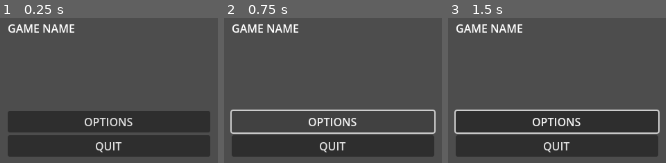
Above: before the commit, frames 1-3 (left to right).
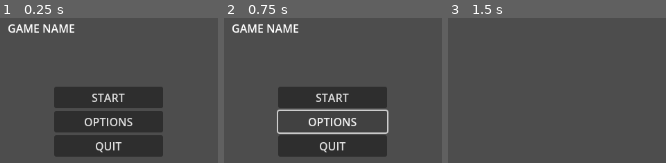
Above: after the commit, the same moments.

Repository: kprsandilya/c3-game
Game: Godot game, scene res://Menu.tscn
Two runs of this game, one before a commit and one after it. Both use one fixed random seed, a clock stepped at 60 frames per second and the inputs below.
Inputs (mouse positions are in pixels of both pictures, inside the frame that each line leads up to):
- Up to frame 1 (0.25 s): no input
- Up to frame 2 (0.75 s): click "OPTIONS" at 0.5 s
- Up to frame 3 (1.5 s): click (557, 97) at 1.25 s, where only the run after the commit has a clickable "START"

The runs differ from the first frame. In frame 1, 19% of the frame differs, in the area x 3-97%, y 47-96%; in frame 2, 15%; in frame 3, 30%, in the area x 2-98%, y 4-96%.

Commit message:
moved gitignore

Diff:
--- a/godot-game/Menu.tscn
+++ b/godot-game/Menu.tscn
@@ -1,4 +1,6 @@
-[gd_scene format=3 uid="uid://cpfdao5jvim86"]
+[gd_scene load_steps=2 format=3 uid="uid://cpfdao5jvim86"]
+
+[ext_resource type="Script" path="res://menu.gd" id="1_l63f1"]
 
 [node name="Menu" type="Control"]
 layout_mode = 3
@@ -7,6 +9,7 @@
 anchor_bottom = 1.0
 grow_horizontal = 2
 grow_vertical = 2
+script = ExtResource("1_l63f1")
 
 [node name="VBoxContainer2" type="VBoxContainer" parent="."]
 layout_mode = 1
@@ -22,20 +25,42 @@
 grow_horizontal = 2
 grow_vertical = 2
 
-[node name="Button2" type="RichTextLabel" parent="VBoxContainer2"]
+[node name="Title" type="RichTextLabel" parent="VBoxContainer2"]
 layout_mode = 2
 size_flags_vertical = 3
 text = "GAME NAME"
 
-[node name="VBoxContainer" type="VBoxContainer" parent="VBoxContainer2"]
+[node name="HBoxContainer" type="HBoxContainer" parent="VBoxContainer2"]
 layout_mode = 2
 
-[node name="Button2" type="Button" parent="VBoxContainer2/VBoxContainer"]
+[node name="MarginContainer" type="MarginContainer" parent="VBoxContainer2/HBoxContainer"]
+layout_mode = 2
+size_flags_horizontal = 3
+
+[node name="VBoxContainer" type="VBoxContainer" parent="VBoxContainer2/HBoxContainer"]
+layout_mode = 2
+size_flags_horizontal = 3
+size_flags_stretch_ratio = 2.5
+
+[node name="Start" type="Button" parent="VBoxContainer2/HBoxContainer/VBoxContainer"]
+layout_mode = 2
+size_flags_vertical = 3
+text = "START"
+
+[node name="Option" type="Button" parent="VBoxContainer2/HBoxContainer/VBoxContainer"]
 layout_mode = 2
 size_flags_vertical = 3
 text = "OPTIONS"
 
-[node name="Button3" type="Button" parent="VBoxContainer2/VBoxContainer"]
+[node name="Quit" type="Button" parent="VBoxContainer2/HBoxContainer/VBoxContainer"]
 layout_mode = 2
 size_flags_vertical = 3
 text = "QUIT"
+
+[node name="MarginContainer2" type="MarginContainer" parent="VBoxContainer2/HBoxContainer"]
+layout_mode = 2
+size_flags_horizontal = 3
+
+[connection signal="pressed" from="VBoxContainer2/HBoxContainer/VBoxContainer/Start" to="." method="_on_start_pressed"]
+[connection signal="pressed" from="VBoxContainer2/HBoxContainer/VBoxContainer/Option" to="." method="_on_option_pressed"]
+[connection signal="pressed" from="VBoxContainer2/HBoxContainer/VBoxContainer/Quit" to="." method="_on_quit_pressed"]
--- /dev/null
+++ b/godot-game/menu.gd
@@ -0,0 +1,24 @@
+extends Control
+
+
+# Called when the node enters the scene tree for the first time.
+func _ready() -> void:
+	pass # Replace with function body.
+
+
+# Called every frame. 'delta' is the elapsed time since the previous frame.
+func _process(delta: float) -> void:
+	pass
+
+
+func _on_start_pressed() -> void:
+	print("START")
+	get_tree().change_scene_to_file("res://Home Scene.tscn")
+
+
+func _on_option_pressed() -> void:
+	print("OPTION")
+
+
+func _on_quit_pressed() -> void:
+	get_tree().quit()
Not shown, added: godot-game/.gitignore
